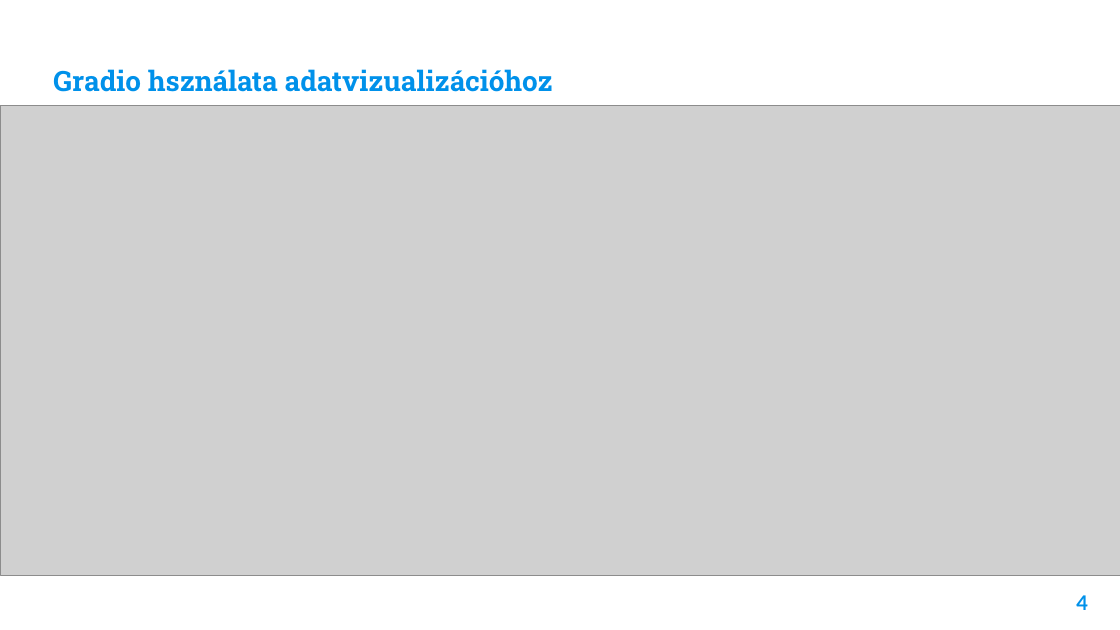
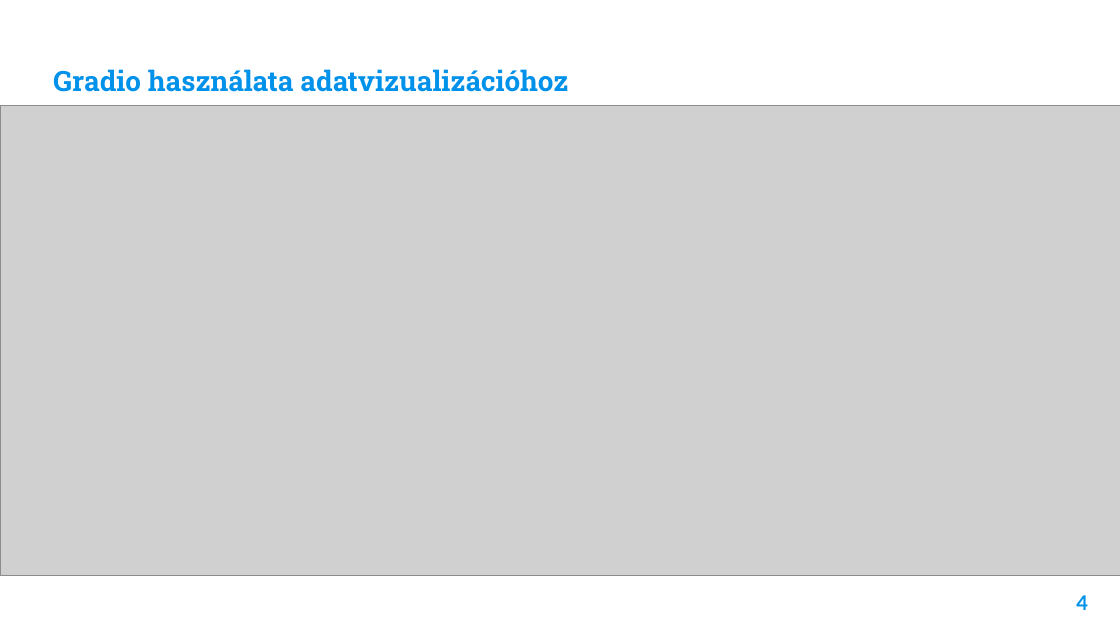
Before and after one commit to safargergo/HalLab, a slide deck: slide 4 of documents/milestone6.pptx. Drawn at 1120x630 pixels with LibreOffice and Linux fonts; fonts in the diff are those of the drawing; grey boxes stand for pictures; background and template pictures are left out. Boxes give left, top, right and bottom in pixels: in the first picture for what was removed or moved away, otherwise in the second. Text is boxed around its words. In the diff, an @@ line names an element or a change of style, - is before the commit and + after.

Commit message:
typo fixes in ppt

```diff
--- a/documents/milestone6.pptx
+++ b/documents/milestone6.pptx
@@ title at [53,69,568,92]: text changed @@
-Gradio hsználata adatvizualizációhoz
+Gradio használata adatvizualizációhoz
```
Also in this commit, not shown: 4 other slides changed.
